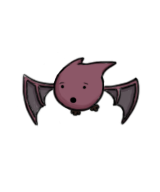
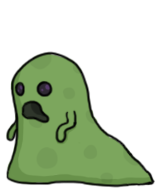
Two versions of the same layered image (160x192). Layer-by-layer changes:
hid group "Redbat" (6 layers) over [15, 52, 141, 140]
hid "Bat-Outline2" (1st of 2, in "Redbat") over [17, 52, 141, 134]
hid "Bat-Highlights2" (1st of 2, in "Redbat") over [25, 58, 141, 118]
hid "Bat2" (1st of 2, in "Redbat") over [22, 58, 139, 125]
showed group "Slime" (6 layers) over [5, 51, 155, 188]
showed "Slime1-Outline" over [5, 51, 155, 188]
showed "Slime-Highlights1" over [6, 51, 154, 187]
showed "Slime1" over [5, 52, 153, 188]
